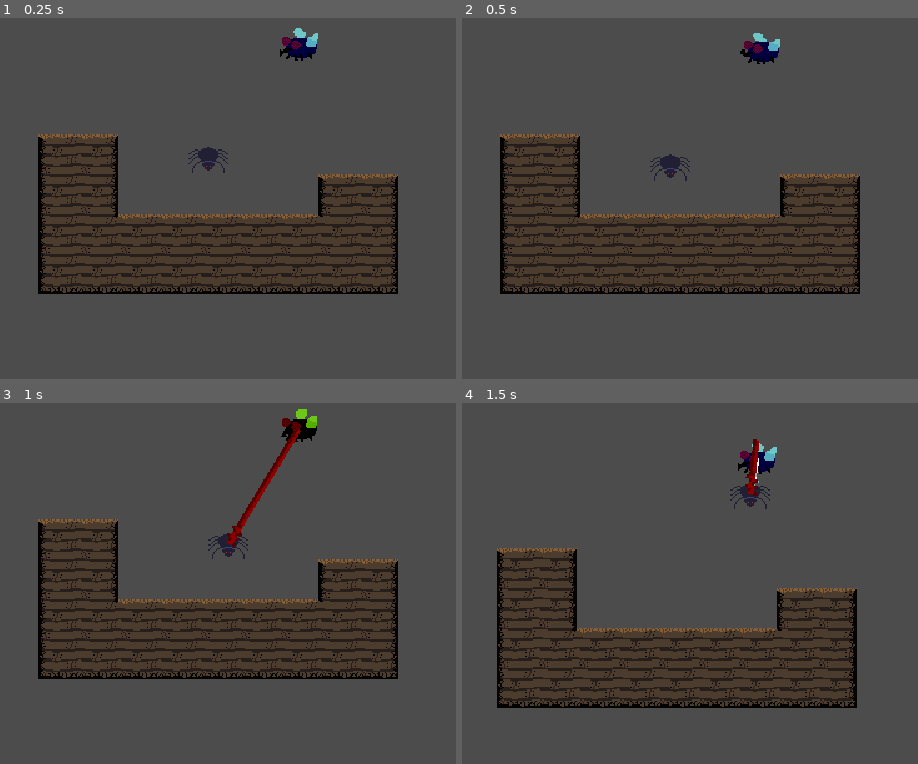
Above: before the commit, frames 1-4 (two rows, left to right).
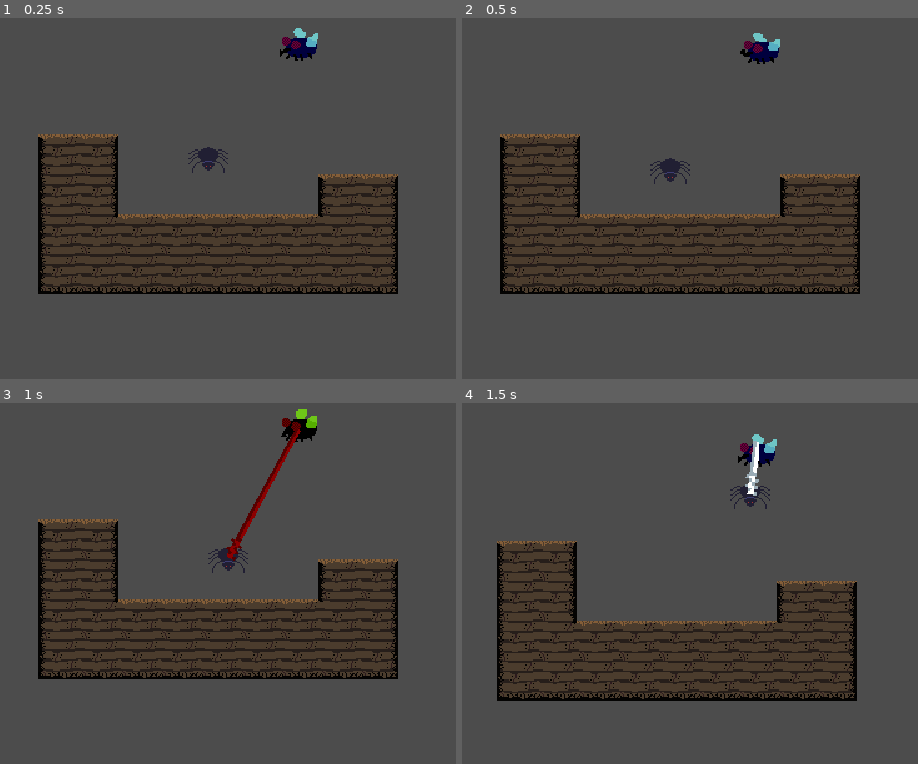
Above: after the commit, the same moments.

Repository: Heckin-Doggo/gmtk-game
Game: Godot game, scene res://levels/TestLevel.tscn
The game is run twice, just before and just after one commit, with the same random seed, the same clock (stepped at 60 frames per second) and the same inputs.
Inputs (mouse positions are in pixels of both pictures, inside the frame that each line leads up to):
- Up to frame 1 (0.25 s): no input
- Up to frame 2 (0.5 s): no input
- Up to frame 3 (1 s): move the mouse to (296, 428) at 0.52 s; click (296, 428) at 0.67 s
- Up to frame 4 (1.5 s): click (758, 428) at 1.42 s

Frame 1 is identical in both runs. In frame 2, 0.2% of the frame differs, in the area x 41-50%, y 37-46%; in frame 3, 1.0%; in frame 4, 15%, in the area x 7-87%, y 8-85%.

Commit message:
made player less floaty and extra comments

Diff:
--- a/game/Player.gd
+++ b/game/Player.gd
@@ -16,7 +16,10 @@
 		#adds that vector to the velocity
 		velocity = velocity + pull * 3
 
-	var damp = get_linear_velocity() * -0.9
+	#applies dampening if there are hooks
+	var damp = Vector2.ZERO
+	if webhooks:
+		damp = get_linear_velocity() * -0.9
 
 	set_applied_force((velocity + damp) * 2)
 
@@ -24,18 +27,22 @@
 func shoot_web(hook_position):
 	var new_webhook = Web.instance()
 
+	#set webhooks stuff
 	new_webhook.set_index(webhooks.size())
 	new_webhook.points[0] = position
 	new_webhook.points[1] = hook_position
 	new_webhook.set_click_position()
 
+	#adds the new webhook to world and the array
 	get_parent().add_child(new_webhook)
 	webhooks.append(new_webhook)
 
 func delete_hook(index):
+	#removes the webhook from the array
 	var dead_hook = webhooks[index]
 	webhooks.remove(index)
 
+	#updates array index for the rest of the hooks
 	var hook_index = 0
 	for hook in webhooks:
 		if hook_index >= index:
--- a/game/scenes/Webshot.gd
+++ b/game/scenes/Webshot.gd
@@ -1,25 +1,28 @@
 extends Line2D
 
 var selectable = false
+#place of this hook in the players array of hooks
 var index
 
-func _ready():
-	visible = true
-
+#sets clickable position to attach point
 func set_click_position():
 	$Area2D/CollisionShape2D.position = points[1]
 
+#sets the index, see above
 func set_index(index_num):
 	index = index_num
 
+#highlights the hook
 func _on_Area2D_mouse_entered():
 	default_color = Color(0.55, 0, 0, 1)
 	selectable = true
 
+#unhighlights the hook
 func _on_Area2D_mouse_exited():
 	default_color = Color(1, 1, 1, 1)
 	selectable = false
 
+#will update the attach point of a hook
 func update_position(new_position):
 	points[0] = new_position
 	set_click_position()
Not shown, added: game/assets/sprites/SelectionNotifier.png.import
